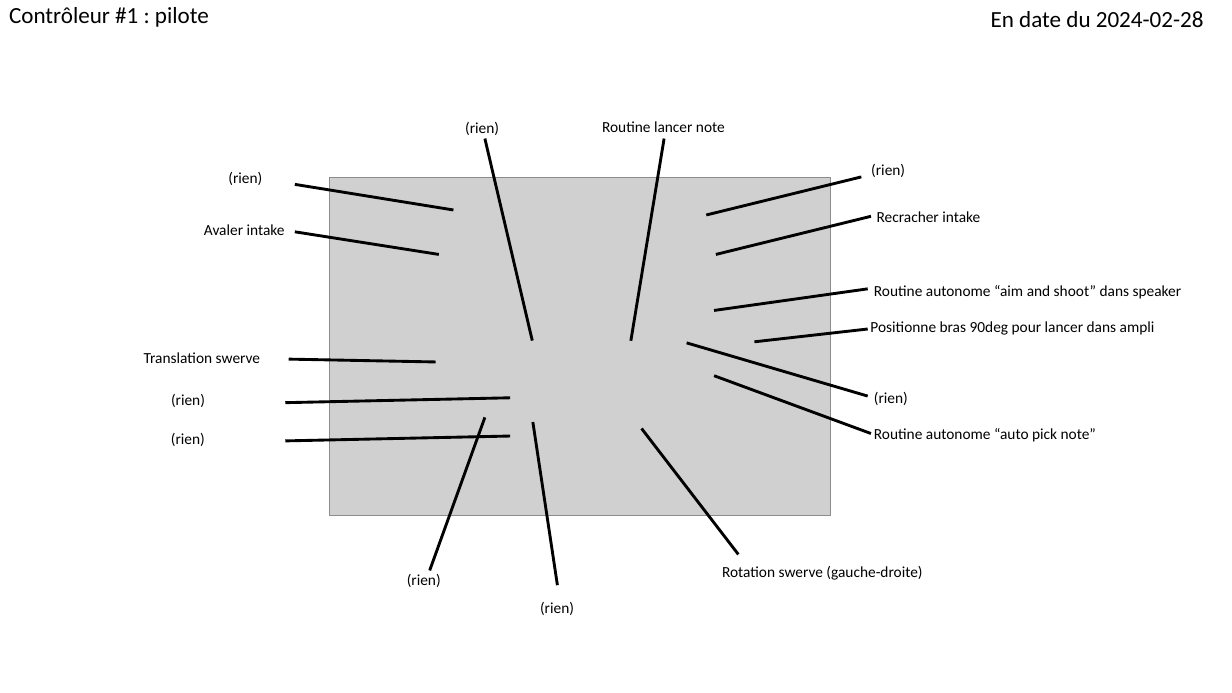
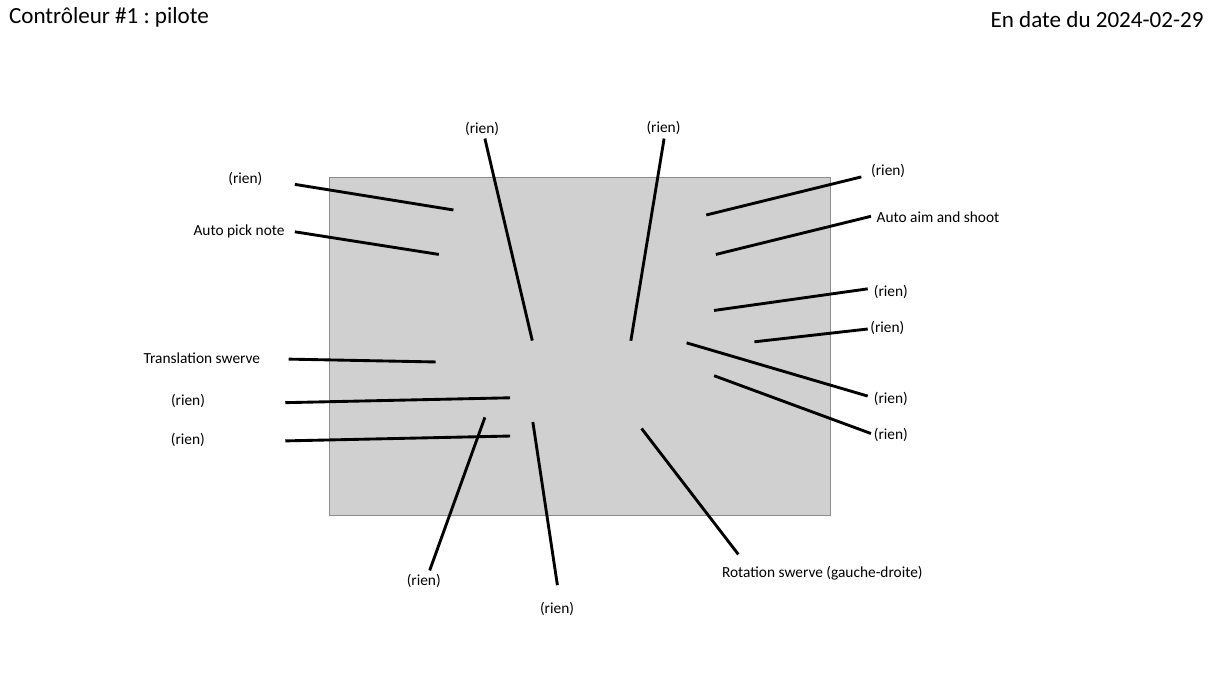
Before and after one commit to Fenix4947-2015/robot2024, a slide deck: slide 1 of contrôles robot 2024.pptx. Drawn at 1232x693 pixels with LibreOffice and Linux fonts; fonts in the diff are those of the drawing; grey boxes stand for pictures. Boxes give left, top, right and bottom in pixels: in the first picture for what was removed or moved away, otherwise in the second. Text is boxed around its words. In the diff, an @@ line names an element or a change of style, - is before the commit and + after.

```diff
--- a/contrôles robot 2024.pptx
+++ b/contrôles robot 2024.pptx
@@ text at [991,11,1204,27]: text changed @@
-En date du 2024-02-28
+En date du 2024-02-29
@@ text at [647,121,681,134]: text changed @@
-Routine lancer note
+(rien)
@@ text at [194,224,285,238]: text changed @@
-Avaler intake
+Auto pick note
@@ text at [877,211,999,222]: text changed @@
-Recracher intake
+Auto aim and shoot
@@ text removed at [874,285,1182,299] @@
-Routine autonome “aim and shoot” dans speaker
@@ text added at [874,285,908,298], 12 pt, text #000000 @@
+(rien)
@@ text removed at [870,321,1155,335] @@
-Positionne bras 90deg pour lancer dans ampli
@@ text added at [870,321,904,334], 12 pt, text #000000 @@
+(rien)
@@ text at [874,428,908,441]: text changed @@
-Routine autonome “auto pick note”
+(rien)
```
Also in this commit, not shown: 1 other slide changed, 4 other files.
